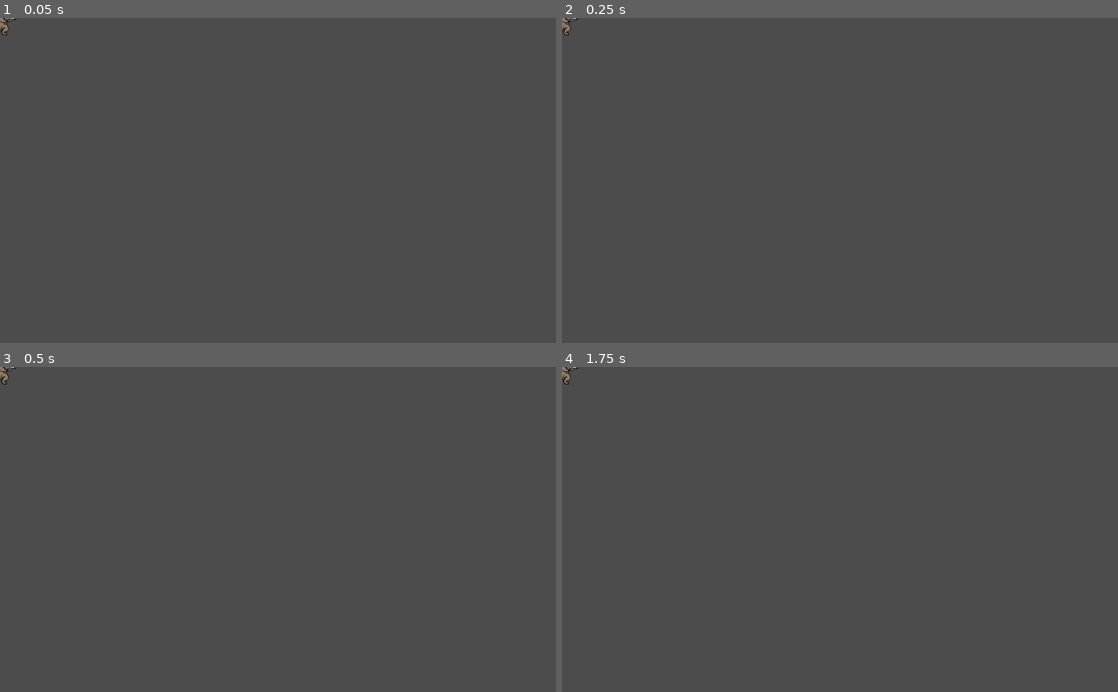
Above: before the commit, frames 1-4 (two rows, left to right).
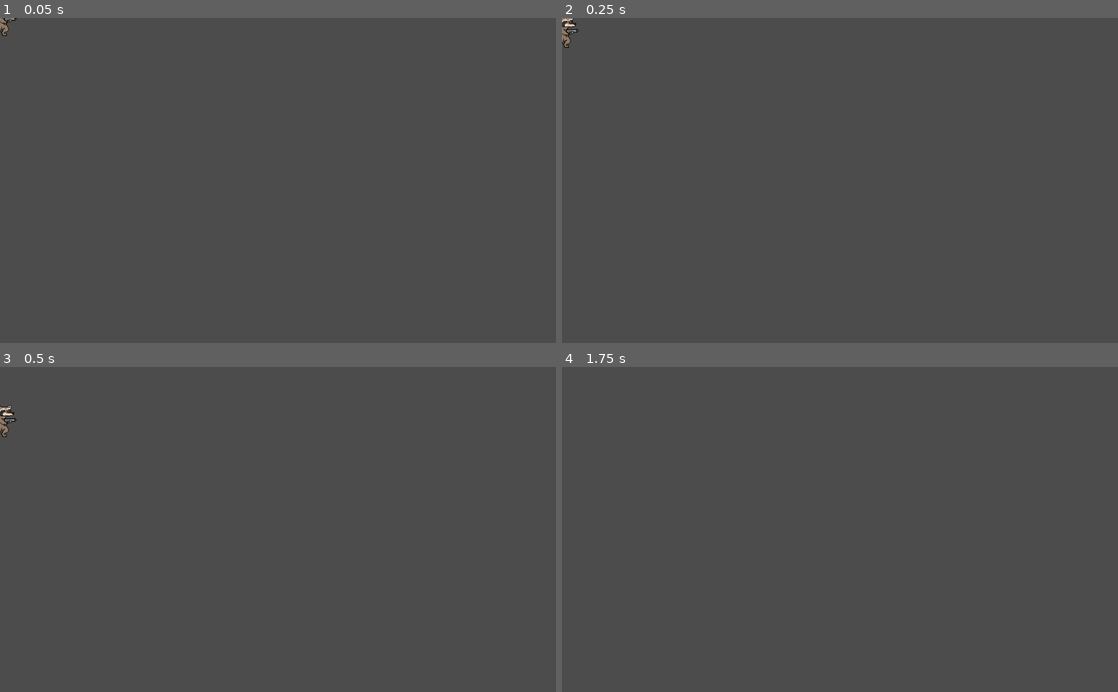
Above: after the commit, the same moments.

Repository: gabay147/RaccAttacc
Game: Godot game, scene res://PlayerCharacter.tscn
Two runs of this game, one before a commit and one after it. Both use one fixed random seed, a clock stepped at 60 frames per second and the inputs below. This scene is started directly instead of the project's main scene.
Inputs:
- Up to frame 1 (0.05 s): no input
- Up to frame 2 (0.25 s): no input
- Up to frame 3 (0.5 s): no input
- Up to frame 4 (1.75 s): hold Right (ui_right) from 0.53 s (still down); tap Space (jump, bound only after the commit) at 0.6, 0.77, 1.07, 1.35, 1.52 s

The runs differ from the first frame. In frame 1, less than 0.1% of the frame differs, in the area x 0-3%, y 0-6%; in frame 2, 0.1%; in frame 3, 0.2%, in the area x 0-3%, y 0-22%; in frame 4, less than 0.1%.

Commit message:
created physics and movement functions

Diff:
--- a/PlayerCharacter.gd
+++ b/PlayerCharacter.gd
@@ -1,24 +1,33 @@
 extends KinematicBody2D
 
 
-# Declare member variables here. Examples:
-# var a = 2
-# var b = "text"
-
-func _physics_process(delta):
-	var velocity = Vector2.ZERO
-	if Input.is_action_pressed("ui_right"):
-		velocity.x += 1.0
-	if Input.is_action_pressed("ui_left"):
-		velocity.x -= 1.0
-	#if Input.is_action_pressed( J U M P ):
-	#	JUMP BEHAVIOR
-
-# Called when the node enters the scene tree for the first time.
-func _ready():
-	pass # Replace with function body.
+# physics variables
+var vel : Vector2 = Vector2()
+var jumpforce : int = 600
+var gravity : int = 800
+const speed : int = 200
+var facingDir : int = 1
 
 
-# Called every frame. 'delta' is the elapsed time since the previous frame.
-#func _process(delta):
-#	pass
+
+# physics
+func _physics_process(delta):
+
+	vel.x = 0
+
+		# movement inputs
+	if Input.is_action_pressed("A"):
+		vel.x -= speed
+	if Input.is_action_pressed("D"):
+		vel.x += speed
+
+
+	# applying the velocity
+	vel = move_and_slide(vel, Vector2.UP)
+
+	# gravity
+	vel.y += gravity * delta
+
+	# jump input
+	if Input.is_action_just_pressed("jump") and is_on_floor():
+		vel.y -= jumpforce
--- a/project.godot
+++ b/project.godot
@@ -18,6 +18,39 @@
 
 common/drop_mouse_on_gui_input_disabled=true
 
+[input]
+
+left={
+"deadzone": 0.5,
+"events": [ Object(InputEventKey,"resource_local_to_scene":false,"resource_name":"","device":0,"alt":false,"shift":false,"control":false,"meta":false,"command":false,"pressed":false,"scancode":65,"physical_scancode":0,"unicode":0,"echo":false,"script":null)
+ ]
+}
+right={
+"deadzone": 0.5,
+"events": [ Object(InputEventKey,"resource_local_to_scene":false,"resource_name":"","device":0,"alt":false,"shift":false,"control":false,"meta":false,"command":false,"pressed":false,"scancode":68,"physical_scancode":0,"unicode":0,"echo":false,"script":null)
+ ]
+}
+up={
+"deadzone": 0.5,
+"events": [ Object(InputEventKey,"resource_local_to_scene":false,"resource_name":"","device":0,"alt":false,"shift":false,"control":false,"meta":false,"command":false,"pressed":false,"scancode":87,"physical_scancode":0,"unicode":0,"echo":false,"script":null)
+ ]
+}
+down={
+"deadzone": 0.5,
+"events": [ Object(InputEventKey,"resource_local_to_scene":false,"resource_name":"","device":0,"alt":false,"shift":false,"control":false,"meta":false,"command":false,"pressed":false,"scancode":83,"physical_scancode":0,"unicode":0,"echo":false,"script":null)
+ ]
+}
+jump={
+"deadzone": 0.5,
+"events": [ Object(InputEventKey,"resource_local_to_scene":false,"resource_name":"","device":0,"alt":false,"shift":false,"control":false,"meta":false,"command":false,"pressed":false,"scancode":32,"physical_scancode":0,"unicode":0,"echo":false,"script":null)
+ ]
+}
+interact={
+"deadzone": 0.5,
+"events": [ Object(InputEventKey,"resource_local_to_scene":false,"resource_name":"","device":0,"alt":false,"shift":false,"control":false,"meta":false,"command":false,"pressed":false,"scancode":69,"physical_scancode":0,"unicode":0,"echo":false,"script":null)
+ ]
+}
+
 [physics]
 
 common/enable_pause_aware_picking=true
